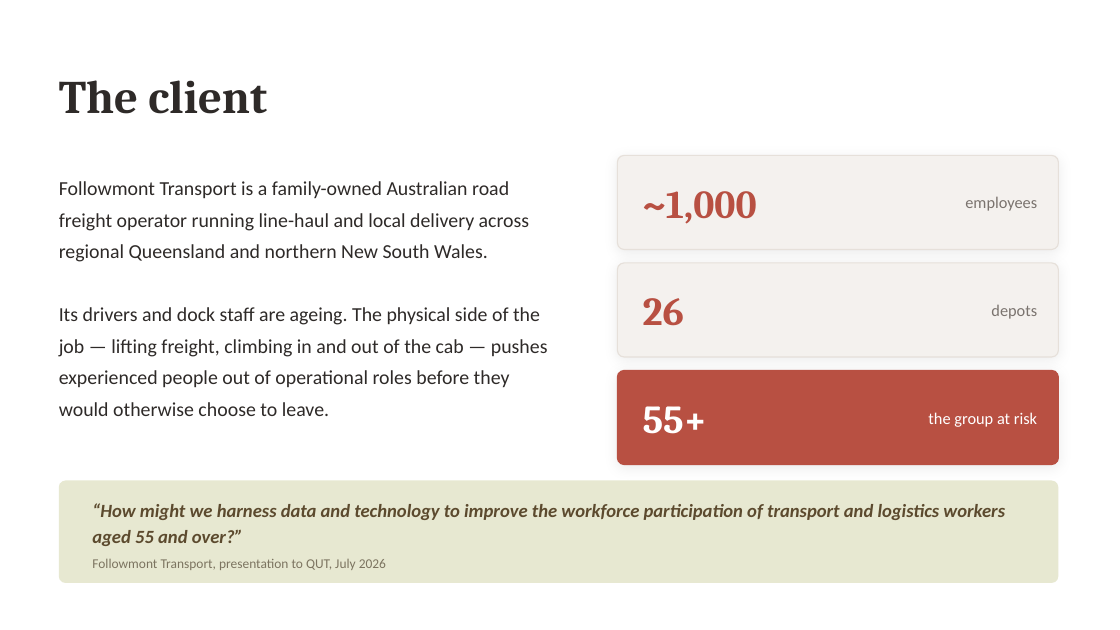
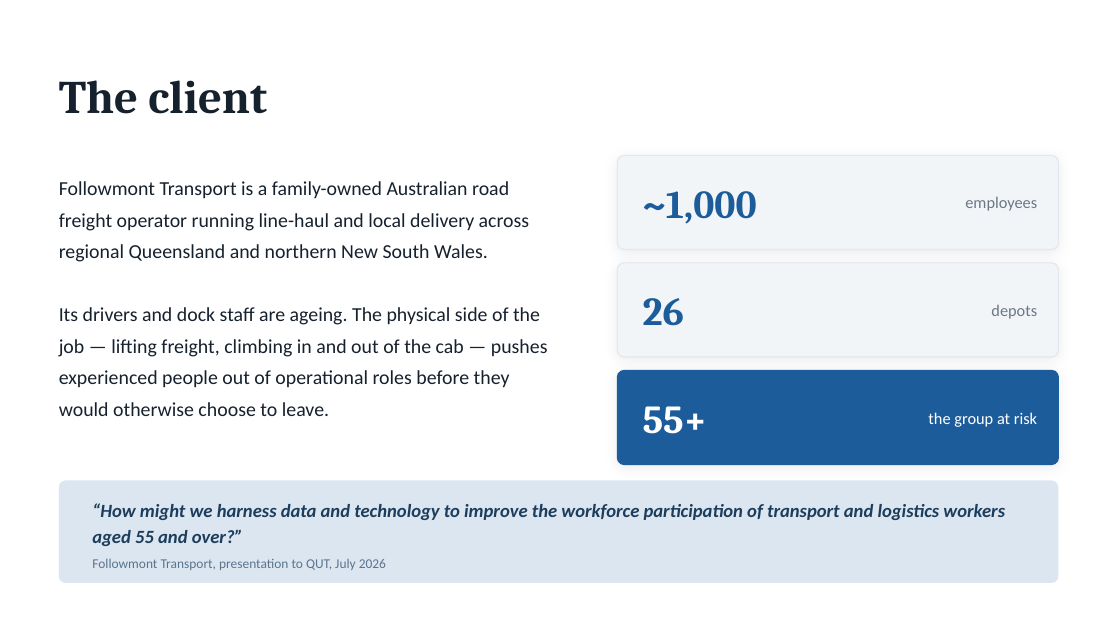
Before and after one commit to danielfrancogomez-wq/My-computer-claude-code, a slide deck: slide 3 of Followmont-Prompt-Chain.pptx. Drawn at 1120x630 pixels with LibreOffice and Linux fonts; fonts in the diff are those of the drawing. Boxes give left, top, right and bottom in pixels: in the first picture for what was removed or moved away, otherwise in the second. Text is boxed around its words. In the diff, an @@ line names an element or a change of style, - is before the commit and + after.

```diff
--- a/Followmont-Prompt-Chain.pptx
+++ b/Followmont-Prompt-Chain.pptx
@@ text "The client" at box(59, 80, 267, 114): text colour #2E2A28 to #16212E @@
@@ text "Followmont Transport is a family-owned ..." at box(59, 181, 548, 416): text colour #2E2A28 to #16212E @@
@@ rounded rectangle at box(618, 155, 1059, 250): fill #F4F1EE to #F2F5F8; outline #E6E0DA 1 pt to #E1E8EF 1 pt @@
@@ text "~1,000" at box(643, 191, 757, 224): text colour #B85042 to #1D5C9B @@
@@ text "employees" at box(965, 197, 1037, 211): text colour #7A736E to #6B7787 @@
@@ rounded rectangle at box(618, 263, 1059, 357): fill #F4F1EE to #F2F5F8; outline #E6E0DA 1 pt to #E1E8EF 1 pt @@
@@ text "26" at box(643, 298, 684, 326): text colour #B85042 to #1D5C9B @@
@@ text "depots" at box(991, 305, 1037, 319): text colour #7A736E to #6B7787 @@
@@ rounded rectangle at box(618, 371, 1059, 465): fill #B85042 to #1D5C9B; outline #B85042 1 pt to #1D5C9B 1 pt @@
@@ rounded rectangle at box(59, 481, 1059, 583): fill #E7E8D1 to #DCE6F0 @@
@@ text "“How might we harness data ..." at box(92, 503, 1005, 546): text colour #5C4A2E to #1C3D5C @@
@@ text "Followmont Transport, presentation to QUT, ..." at box(92, 559, 386, 570): text colour #7C7460 to #5A748E @@
```
Also in this commit, not shown: 12 other slides changed, 1 other file.
